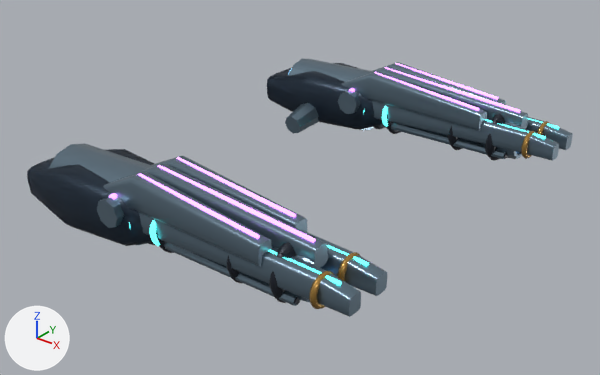
What one commit did to the glTF model art/blender/fittings/glacier/mount.glb.
Before and after are seen from a camera (50 mm lens) standing at (32.8, -27.7, 18.0) and looking at (11.4, -0.9, 1.4). The lights are fixed; the arrows at lower left show +X, +Y and +Z. The first picture is the older version. Where no turn or scale is listed for an object, it has been applied to the vertices.

The scene before the commit, as lines of its bpy script (objects in view):
```python
me_armoured_receiver_saddle_006 = bpy.data.meshes.new('Armoured receiver saddle.006')
me_armoured_receiver_saddle_006.from_pydata(...)  # 112 vertices, 216 faces; spans x -4.0..4.0, y -10.0..10.0, z -1.4..1.4
me_armoured_receiver_saddle_006.materials.append(mat_fitting_gunmetal)  # dark blue #415164
me_gold_bracing_ring = bpy.data.meshes.new('Gold bracing ring')
me_gold_bracing_ring.from_pydata(...)  # 576 vertices, 1168 faces; spans x -0.1..0.1, y -9.5..9.5, z -0.7..0.7
me_gold_bracing_ring.materials.append(mat_champagne_gold_edging)  # orange #b68e49
me_rotary_muzzle_aperture = bpy.data.meshes.new('Rotary muzzle aperture')
me_rotary_muzzle_aperture.from_pydata(...)  # 736 vertices, 1448 faces; spans x -1.5..1.5, y -9.3..9.3, z -1.3..1.3
me_rotary_muzzle_aperture.materials.append(mat_machined_graphite)  # dark blue #232934
ob_m_rotary_machined_graphite = bpy.data.objects.new('m_rotary Machined graphite', me_rotary_muzzle_aperture)
ob_m_rotary_machined_graphite.location = (16.11, 0.0, 2.55)
ob_m_siege_champagne_gold_edging = bpy.data.objects.new('m_siege Champagne gold edging', me_gold_bracing_ring)
ob_m_siege_champagne_gold_edging.location = (18.7, 0.0, 2.78)
ob_m_siege_fitting_gunmetal = bpy.data.objects.new('m_siege Fitting gunmetal', me_armoured_receiver_saddle_006)
ob_m_siege_fitting_gunmetal.location = (7.0, 0.0, 2.46)
# also in view: 'm_heavy Brushed fitting edges' at (11.8, 0.0, 2.3); 'm_siege m_siege emitter' at (13.9, 0.0, 2.7); 'm_rotary Brushed fitting edges' at (11.0, 0.0, 2.5); 'm_array m_array emitter' at (13.3, 0.0, 4.0); 'm_siege Brushed fitting edges' at (12.8, 0.0, 2.3)
```
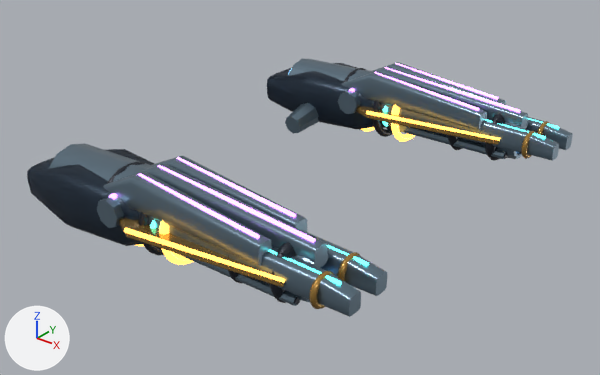
What changed in the scene script:
```text
Add mat_m_solarfang_emitter:
    mat_m_solarfang_emitter = principled_material('m_solarfang emitter')
    mat_m_solarfang_emitter.base_color = (1.0, 0.47, 0.08)  # orange #ffb650
    mat_m_solarfang_emitter.metallic = 0.1
    mat_m_solarfang_emitter.roughness = 0.28
    mat_m_solarfang_emitter.emission_color = (1.0, 0.47, 0.08)  # orange #ffb650
    mat_m_solarfang_emitter.emission_strength = 2.8
Add me_solar_heat_sink_fin:
    me_solar_heat_sink_fin.from_pydata(...)  # 576 vertices, 1168 faces; spans x -1.3..1.3, y -9.6..9.6, z -1.7..1.7
    me_solar_heat_sink_fin.materials.append(mat_machined_graphite)  # dark blue #232934
Add me_hot_inner_lip_014:
    me_hot_inner_lip_014.from_pydata(...)  # 960 vertices, 1920 faces; spans x -4.1..4.1, y -10.4..10.4, z -1.7..1.7
    me_hot_inner_lip_014.materials.append(mat_m_solarfang_emitter)  # orange #ffb650, glowing orange #ffb650
Add me_solar_fang:
    me_solar_fang.from_pydata(...)  # 192 vertices, 368 faces; spans x -4.7..4.7, y -10.3..10.3, z -0.2..0.2
    me_solar_fang.materials.append(mat_champagne_gold_edging)  # orange #b68e49
Add ob_m_solarfang_machined_graphite:
    ob_m_solarfang_machined_graphite = bpy.data.objects.new('m_solarfang Machined graphite', me_solar_heat_sink_fin)
    ob_m_solarfang_machined_graphite.location = (9.35, 0.0, 2.55)
Add ob_m_solarfang_m_solarfang_emitter:
    ob_m_solarfang_m_solarfang_emitter = bpy.data.objects.new('m_solarfang m_solarfang emitter', me_hot_inner_lip_014)
    ob_m_solarfang_m_solarfang_emitter.location = (13.29, 0.0, 2.55)
Add ob_m_solarfang_champagne_gold_edging:
    ob_m_solarfang_champagne_gold_edging = bpy.data.objects.new('m_solarfang Champagne gold edging', me_solar_fang)
    ob_m_solarfang_champagne_gold_edging.location = (12.7, 0.0, 2.67)
```

Changed parts and their boxes (x1, y1, x2, y2) in the pictures (600 x 375 px):
'm_solarfang Champagne gold edging', added (mostly hidden)
    after: (119, 106, 499, 287)
'm_solarfang m_solarfang emitter', added (mostly hidden)
    after: (124, 104, 500, 283)
'm_solarfang Machined graphite', added (mostly hidden)
    after: (107, 68, 393, 255)
